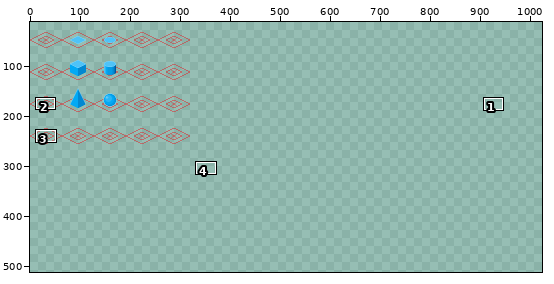
One commit to this pixel-art file: Prototypes/shapes.aseprite. Above: a wide view before the commit, with the close-up outlined.
Close-up. Before:
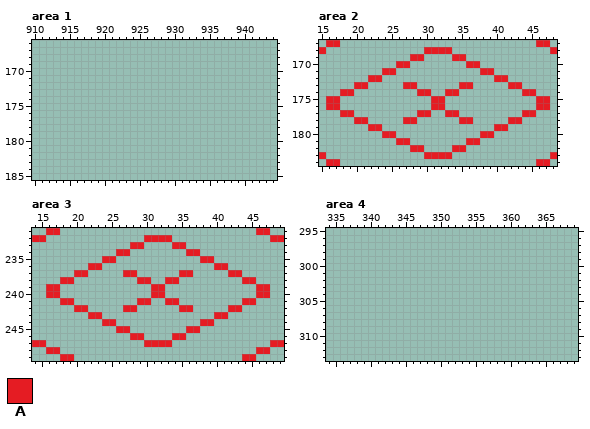
1024x512 pixels, 1 frame. Shown: area 1: x 910..944, y 166..185; area 2: x 15..48, y 167..184; area 3: x 14..49, y 231..249; area 4: x 334..369, y 295..313. The wide view leaves out empty margins. The commit also changed other parts of the picture, which this record leaves out.
Visible layers, top first: "Shapes", "Floor".
Palette (. is transparent): A #e51c23
Pixels before, area 2, first column x 15:
167 .AA............................AA.
168 A..............AAAA..............A
169 .............AA....AA.............
170 ...........AA........AA...........
171 .........AA............AA.........
172 .......AA................AA.......
173 .....AA.....AA......AA.....AA.....
174 ...AA.........AA..AA.........AA...
175 .AA.............AA.............AA.
176 .AA.............AA.............AA.
177 ...AA.........AA..AA.........AA...
178 .....AA.....AA......AA.....AA.....
179 .......AA................AA.......
180 .........AA............AA.........
181 ...........AA........AA...........
182 .............AA....AA.............
183 A..............AAAA..............A
184 .AA............................AA.
Pixels before, area 3, first column x 14:
231 ..AA............................AA..
232 AA..............AAAA..............AA
233 ..............AA....AA..............
234 ............AA........AA............
235 ..........AA............AA..........
236 ........AA................AA........
237 ......AA.....AA......AA.....AA......
238 ....AA.........AA..AA.........AA....
239 ..AA.............AA.............AA..
240 ..AA.............AA.............AA..
241 ....AA.........AA..AA.........AA....
242 ......AA.....AA......AA.....AA......
243 ........AA................AA........
244 ..........AA............AA..........
245 ............AA........AA............
246 ..............AA....AA..............
247 AA..............AAAA..............AA
248 ..AA............................AA..
249 ....AA........................AA....
The result:
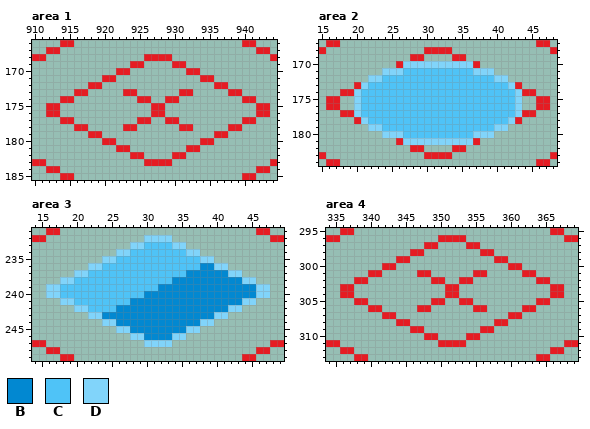
Colours new in this view: B #0288d1  C #4fc3f7  D #81d4fa
Change:
Changed rows in their new state; - is an unchanged pixel.
Area 1, layer "Floor":
first column x 910:
166 ----AA------------------------AA---
167 --AA----------------------------AA-
168 AA--------------AAAA--------------A
169 --------------AA----AA-------------
170 ------------AA--------AA-----------
171 ----------AA------------AA---------
172 --------AA----------------AA-------
173 ------AA-----AA------AA-----AA-----
174 ----AA---------AA--AA---------AA---
175 --AA-------------AA-------------AA-
176 --AA-------------AA-------------AA-
177 ----AA---------AA--AA---------AA---
178 ------AA-----AA------AA-----AA-----
179 --------AA----------------AA-------
180 ----------AA------------AA---------
181 ------------AA--------AA-----------
182 --------------AA----AA-------------
183 AA--------------AAAA--------------A
184 --AA----------------------------AA-
185 ----AA------------------------AA---
Area 2, layer "Shapes":
first column x 20:
170 -------DDDDDDDDDD-------
171 ----DDDCCCCCCCCCCDDD----
172 --DDCCCCCCCCCCCCCCCCDD--
173 -DCCCCCCCCCCCCCCCCCCCCD-
174 DCCCCCCCCCCCCCCCCCCCCCCD
175 DCCCCCCCCCCCCCCCCCCCCCCD
176 DCCCCCCCCCCCCCCCCCCCCCCD
177 DCCCCCCCCCCCCCCCCCCCCCCD
178 -DCCCCCCCCCCCCCCCCCCCCD-
179 --DDCCCCCCCCCCCCCCCCDD--
180 ----DDDCCCCCCCCCCDDD----
181 -------DDDDDDDDDD-------
Area 3, layer "Shapes":
first column x 16:
232 --------------DDDD--------------
233 ------------DDCCCCDD------------
234 ----------DDCCCCCCCCDD----------
235 --------DDCCCCCCCCCCCCDD--------
236 ------DDCCCCCCCCCCCCCCBBDD------
237 ----DDCCCCCCCCCCCCCCBBBBBBDD----
238 --DDCCCCCCCCCCCCCCBBBBBBBBBBDD--
239 DDCCCCCCCCCCCCCCBBBBBBBBBBBBBBDD
240 DDCCCCCCCCCCCCBBBBBBBBBBBBBBBBDD
241 --DDCCCCCCCCBBBBBBBBBBBBBBBBDD--
242 ----DDCCCCBBBBBBBBBBBBBBBBDD----
243 ------DDBBBBBBBBBBBBBBBBDD------
244 --------DDBBBBBBBBBBBBDD--------
245 ----------DDBBBBBBBBDD----------
246 ------------DDBBBBDD------------
247 --------------DDDD--------------
Area 4, layer "Floor":
first column x 334:
295 --AA----------------------------AA--
296 AA--------------AAAA--------------AA
297 --------------AA----AA--------------
298 ------------AA--------AA------------
299 ----------AA------------AA----------
300 --------AA----------------AA--------
301 ------AA-----AA------AA-----AA------
302 ----AA---------AA--AA---------AA----
303 --AA-------------AA-------------AA--
304 --AA-------------AA-------------AA--
305 ----AA---------AA--AA---------AA----
306 ------AA-----AA------AA-----AA------
307 --------AA----------------AA--------
308 ----------AA------------AA----------
309 ------------AA--------AA------------
310 --------------AA----AA--------------
311 AA--------------AAAA--------------AA
312 --AA----------------------------AA--
313 ----AA------------------------AA----
Pixel boxes of the changes (left, top, right, bottom) in both close-ups:
added: (32, 40, 277, 180)
changed: (354, 61, 522, 145)
changed: (46, 235, 270, 347)
added: (326, 228, 578, 361)
